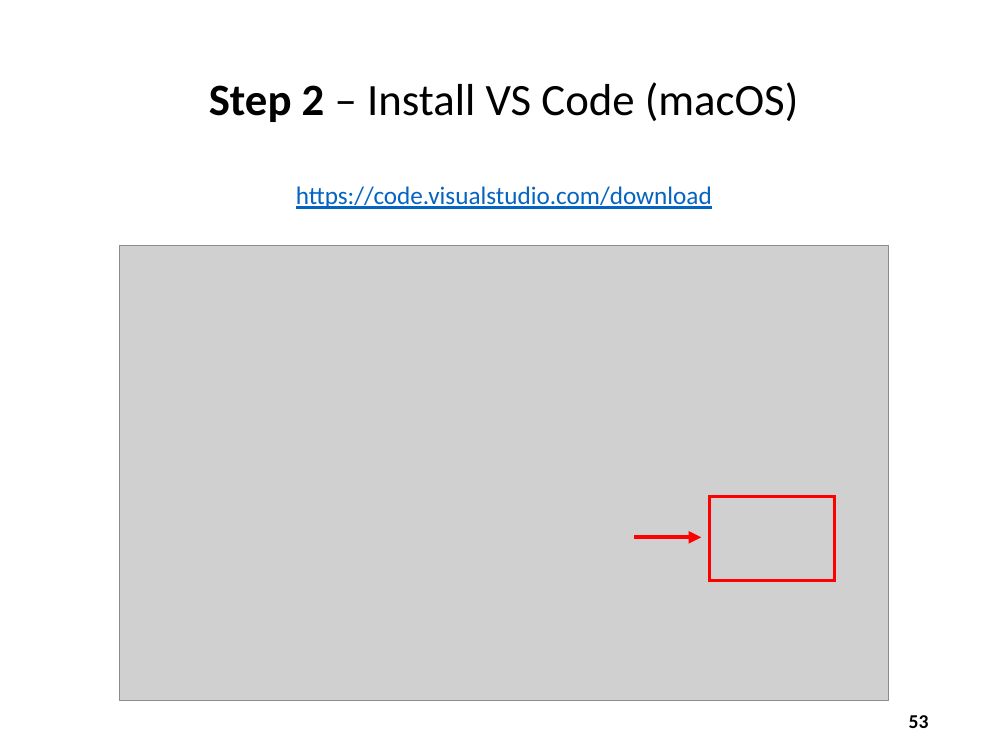
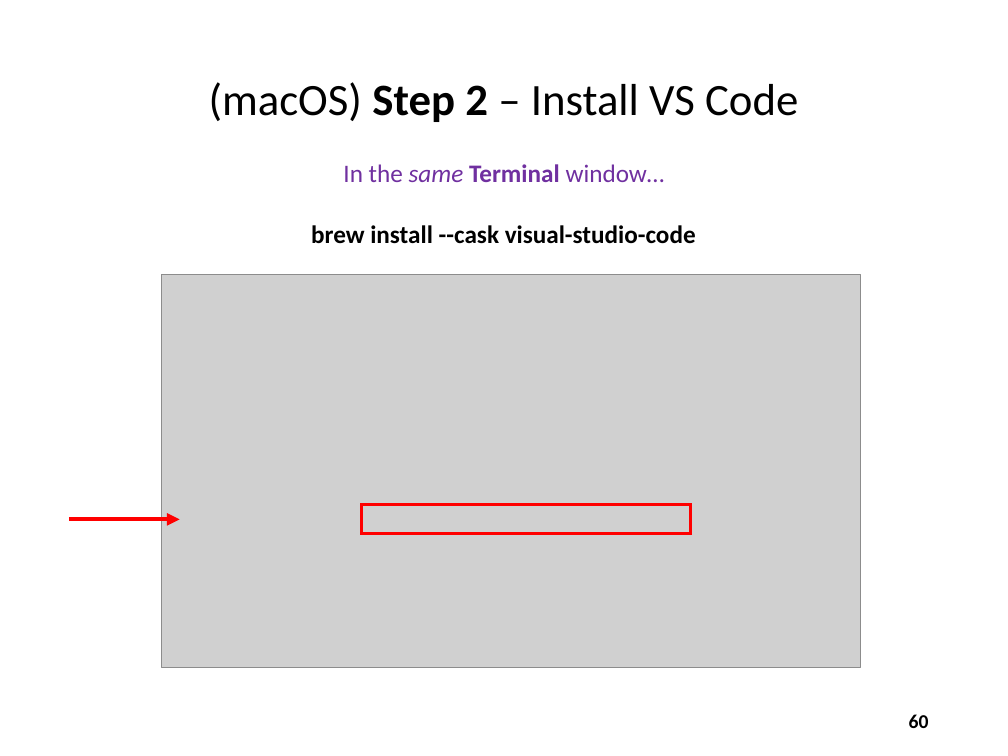
Before and after one commit to dbiersach/scicomp101, a slide deck: slide 60 of Session 01 - Introducing Scientific Computing/Session 01 - Introducing Scientific Computing.pptx (slide 53 before the commit). Drawn at 1008x756 pixels with LibreOffice and Linux fonts; fonts in the diff are those of the drawing; grey boxes stand for pictures. Boxes give left, top, right and bottom in pixels: in the first picture for what was removed or moved away, otherwise in the second. Text is boxed around its words. In the diff, an @@ line names an element or a change of style, - is before the commit and + after.

Commit message:
Update install steps

```diff
--- a/Session 01 - Introducing Scientific Computing/Session 01 - Introducing Scientific Computing.pptx
+++ b/Session 01 - Introducing Scientific Computing/Session 01 - Introducing Scientific Computing.pptx
@@ title at box(209, 82, 798, 122): text changed @@
-Step 2 – Install VS Code (macOS)
+(macOS) Step 2 – Install VS Code
@@ text added at box(343, 164, 665, 182), 18 pt, text #7030A0 @@
+In the same Terminal window…
@@ text removed at box(296, 186, 712, 209) @@
-https://code.visualstudio.com/download
@@ text added at box(311, 225, 696, 244), 18 pt, text #000000, bold @@
+brew install --cask visual-studio-code
@@ picture: place and size @@
-picture at box(119, 245, 888, 701)
+picture at box(162, 275, 861, 668)
@@ rectangle added at box(362, 505, 690, 534), outline #FF0000 2.25 pt @@
@@ rectangle removed at box(710, 497, 835, 581) @@
@@ arrow added from (69, 519) to (179, 519), #FF0000 3 pt @@
@@ arrow removed from (634, 537) to (702, 537) @@
@@ page number at box(909, 714, 929, 728): text changed @@
-53
+60
```
Also in this commit, not shown: 14 other slides changed, 2 slides added.
